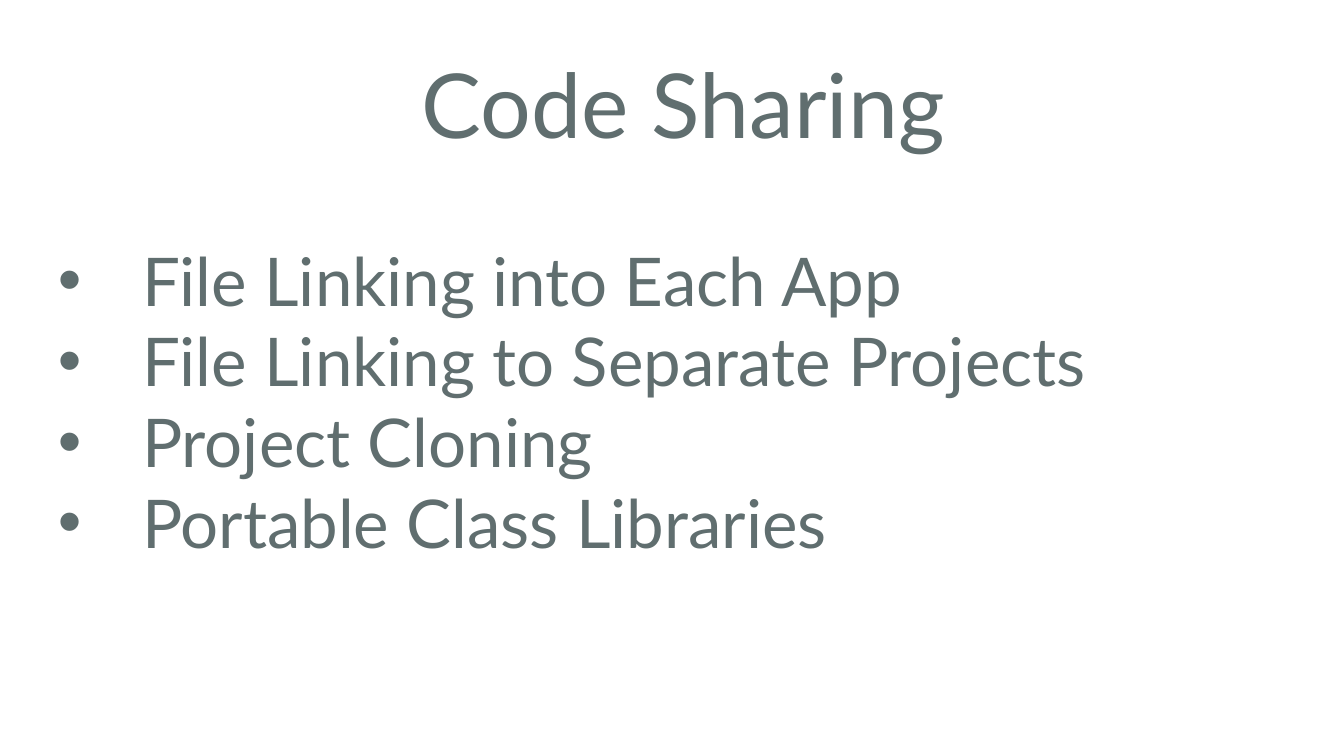
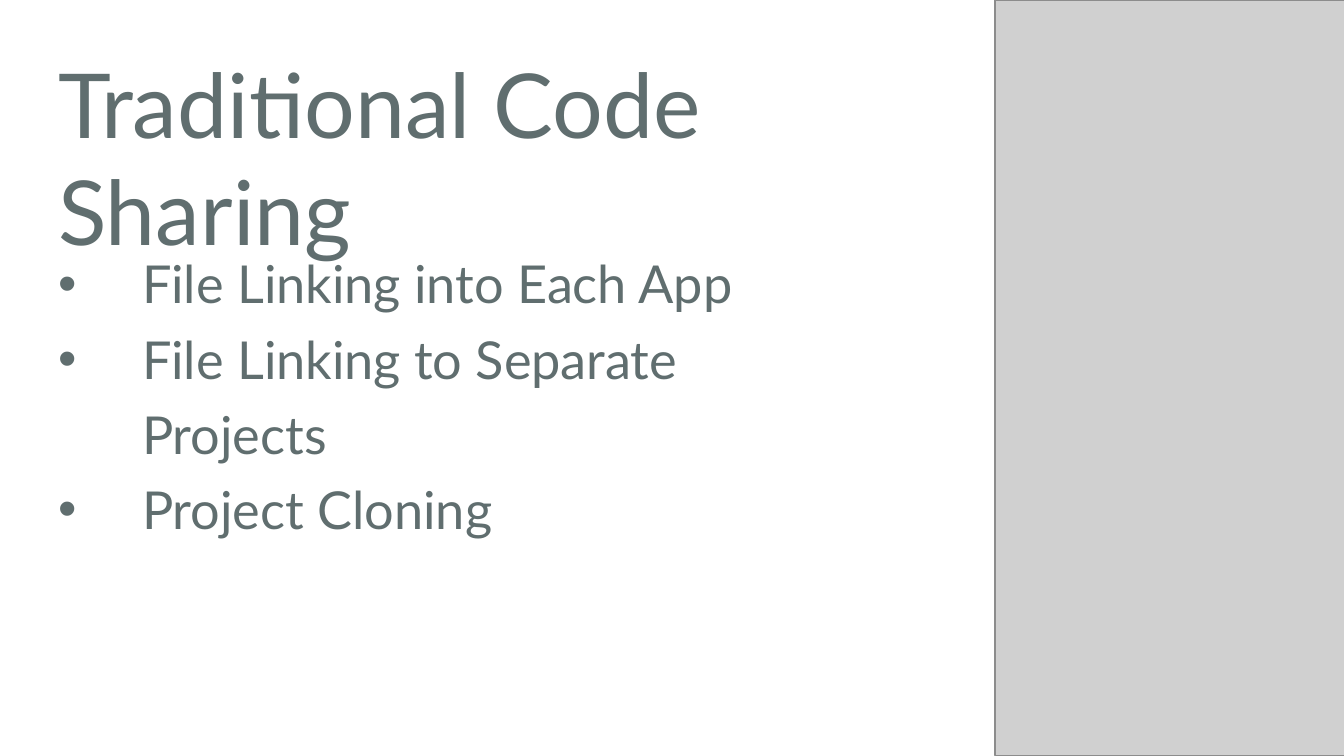
Before and after one commit to jamesmontemagno/PlanetXamarin, a slide deck: slide 4 of PCLinVS.ppt. Drawn at 1344x756 pixels with LibreOffice and Linux fonts; fonts in the diff are those of the drawing; grey boxes stand for pictures; background and template pictures are left out. Boxes give left, top, right and bottom in pixels: in the first picture for what was removed or moved away, otherwise in the second. Text is boxed around its words. In the diff, an @@ line names an element or a change of style, - is before the commit and + after.

Commit message:
Update PPT

```diff
--- a/PCLinVS.ppt
+++ b/PCLinVS.ppt
@@ picture added at [995, 0, 1344, 756] @@
@@ text at [58, 72, 701, 261]: text changed @@
-Code Sharing
+Traditional Code Sharing
@@ text "File Linking into Each App" at [142, 258, 733, 539]: size 36 to 28 pt; line spacing 1 to 1.2 @@
@@ text at [142, 498, 827, 549]: paragraph removed @@
-• Portable Class Libraries
```
Also in this commit, not shown: 1 other slide changed, 6 slides added, 4 slides removed.
